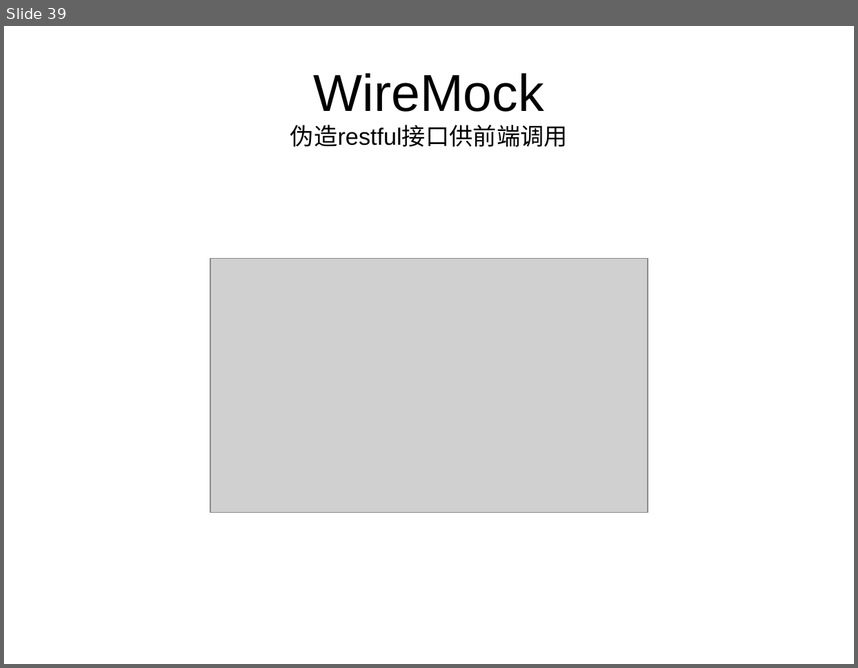
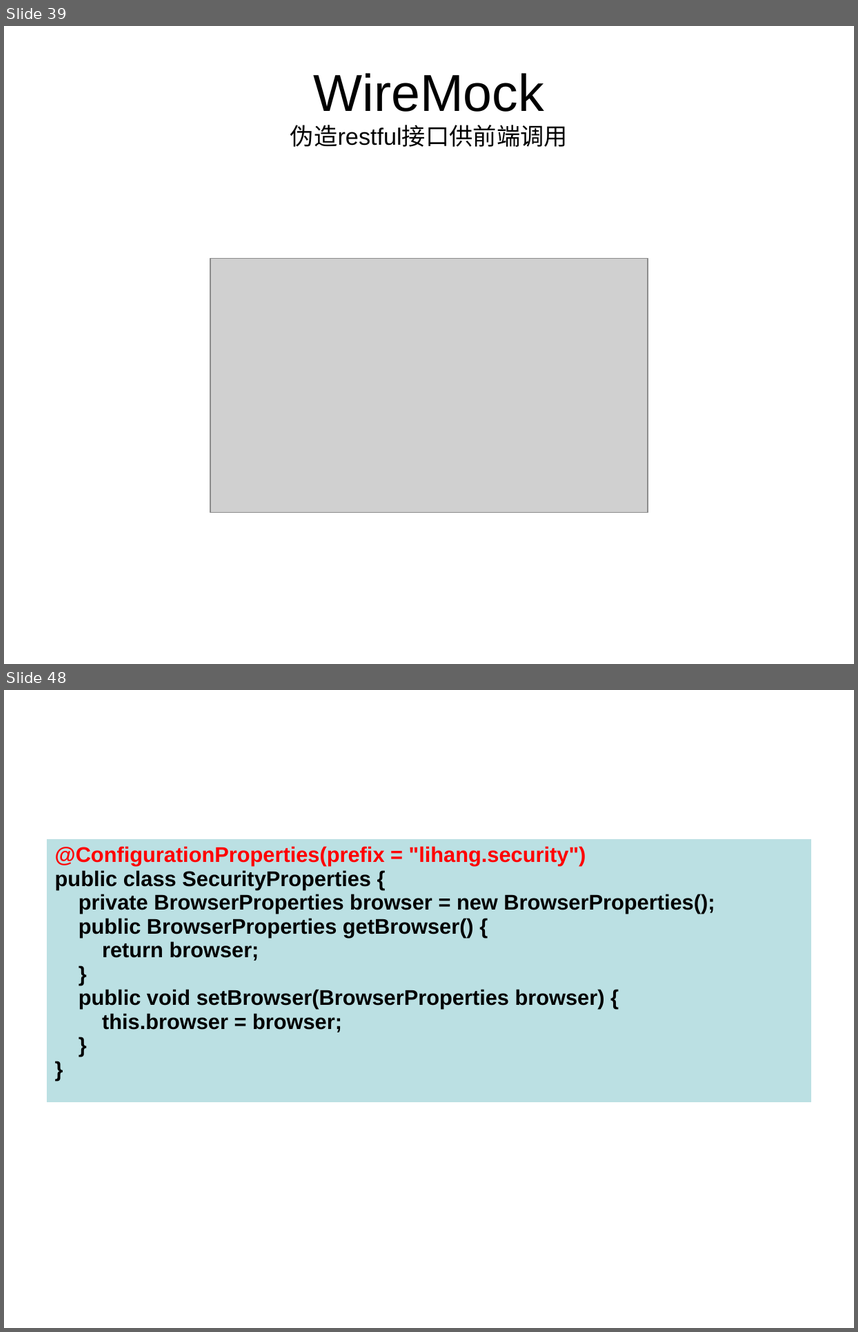
Before and after one commit to HangStarLi/Spring-Security, a slide deck: SpringSecurity.ppt. Shown one above the other, each under a label of ours: slide 39 before the commit, slides 39 and 48 after it; the slides between them are not shown. The pictures are 858x668 and 858x1332 pixels, drawn with LibreOffice and Linux fonts; fonts in the diff are those of the drawing; grey boxes stand for pictures. Boxes give left, top, right and bottom in pixels: in the first picture for what was removed or moved away, otherwise in the second. Text is boxed around its words. In the diff, an @@ line names an element or a change of style, - is before the commit and + after.

```diff
--- a/SpringSecurity.ppt
+++ b/SpringSecurity.ppt
@@ slide 48 added at box(4, 690, 854, 1328), background #FFFFFF @@
@@ table added at box(47, 839, 811, 1103), 1 rows, 1 columns @@
+@ConfigurationProperties(prefix = "lihang.security") / public class SecurityProperties { / private BrowserProperties browser = new BrowserProperties(); / public BrowserProperties getBrowser() { / return browser; / } / public void setBrowser(BrowserProperties browser) { / this.browser = browser; / } / }
```
Also in this commit, not shown: 11 other slides added, 31 other files.
